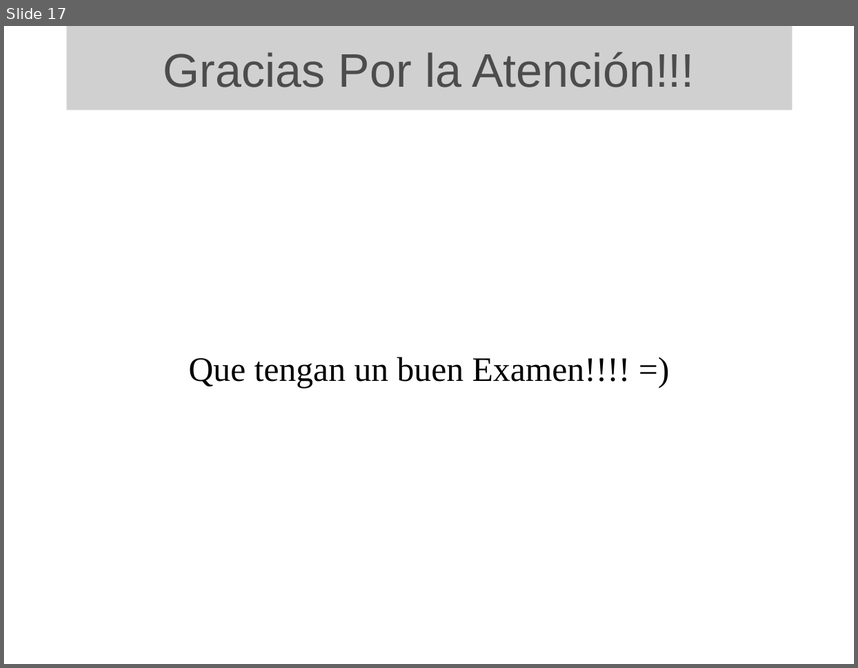
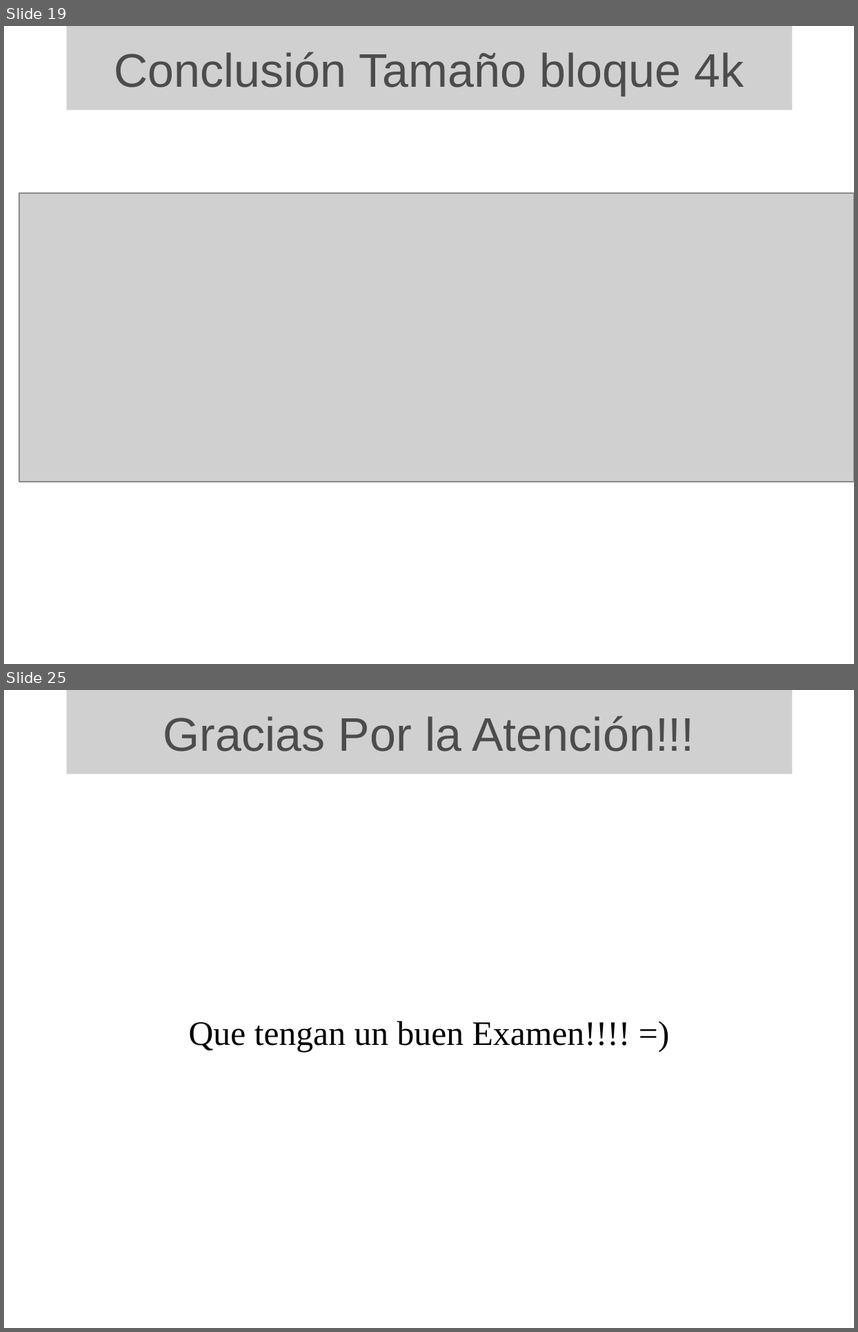
Before and after one commit to ghuttemann/ext3bench, a slide deck: src/presentacion/evaluacion-ext3 v2.odp. Shown one above the other, each under a label of ours: slide 17 before the commit, slides 19 and 25 after it; the slides between them are not shown. The pictures are 858x668 and 858x1332 pixels, drawn with LibreOffice and Linux fonts; fonts in the diff are those of the drawing; grey boxes stand for pictures; background and template pictures are left out. Boxes give left, top, right and bottom in pixels: in the first picture for what was removed or moved away, otherwise in the second. Text is boxed around its words. In the diff, an @@ line names an element or a change of style, - is before the commit and + after.

```diff
--- a/src/presentacion/evaluacion-ext3 v2.odp
+++ b/src/presentacion/evaluacion-ext3 v2.odp
@@ slide 19 added at <box>4,26,854,664</box>, background picture (left out) @@
@@ picture added at <box>67,26,793,110</box>, 44 pt, text #4C4C4C @@
+Conclusión Tamaño bloque 4k
@@ picture added at <box>19,194,854,482</box> @@
@@ what was slide 17 is now slide 25 @@
```
Also in this commit, not shown: 5 slides changed, 7 other slides added, 4 other files.
